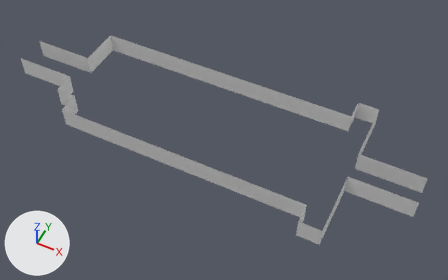
One commit to the OBJ model asset/3d/room/evencare/evencare2_col.obj: the scene before it, then after it.
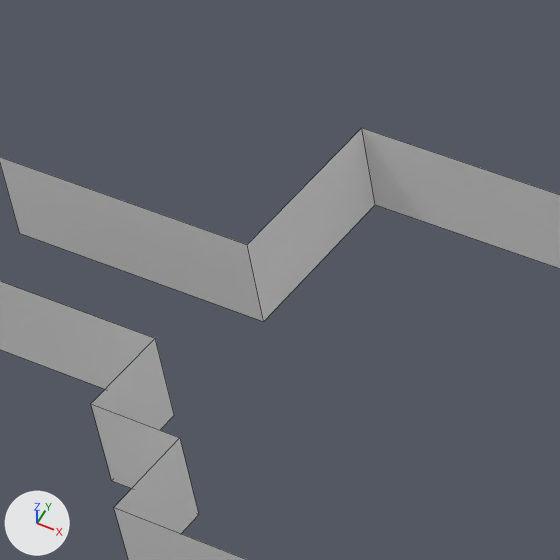
Each version is shown whole from a 50 mm camera at (19.1, -17.61, 21.31) aimed at (10.53, -0.46, -0.13), then close up on the part from 9% to 33% of the width and 4% to 43% of the height. The axes (+X, +Y, +Z) are drawn at lower left. The lights are the same throughout. The close-ups show mesh edges as thin lines. Where no turn or scale is listed for an object, it has been applied to the vertices.
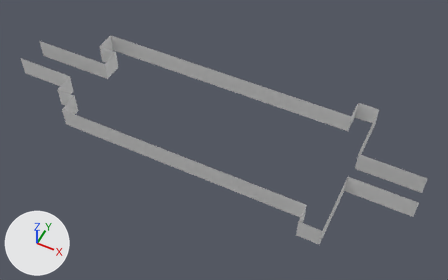
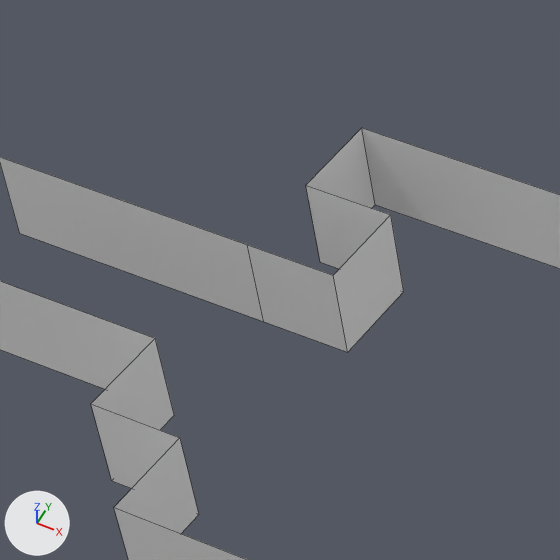
The change, as a list of edits to the scene's bpy script:
```text
Change me_cube:
    where me_cube.from_pydata(...)  # 36 vertices, 16 faces; spans x -0.5..19.5, y -3.9..3.5, z 0.0..1.0
    used by ob_cube; location = (0.0, 0.0, 0.0)
    verts and faces of me_cube; kept vertices keep their numbers, new ones are numbered from 36
    before: 6 (2.5, 0.5, 0.0) at pixel (263, 321), 7 (2.5, 0.5, 1.0) at pixel (247, 244), 10 (2.5, 2.5, 0.0) at pixel (375, 204), 11 (2.5, 2.5, 1.0) at pixel (361, 127)
    me_cube part 1
    add delete_faces([(6, 10, 11, 7)])
    add verts[36] = (2.5, 1.5, 0.0)  # pixel (320, 262)
    add verts[37] = (3.5, 0.5, 0.0)  # pixel (347, 352)
    add verts[38] = (3.5, 1.5, 0.0)  # pixel (403, 291)
    add for new, old in zip([39, 40, 41], [36, 37, 38]): verts[new] = verts[old] + (0.0, 0.0, 1.0)
    add faces += [(10, 11, 39, 36), (36, 39, 41, 38), (37, 38, 41, 40), (6, 37, 40, 7)]
```

Boxes [x1, y1, x2, y2] around the edits, measured in the close-ups (560 x 560 px):
part 1 of me_cube, built on: before [247, 128, 375, 321]; after [247, 128, 404, 352]
